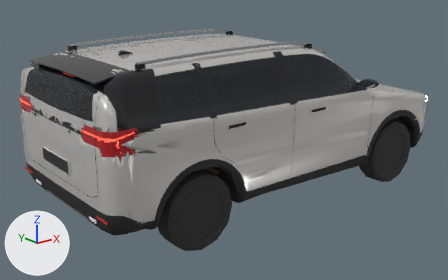
What one commit did to the glTF model godot/assets/traffic/tera.glb.
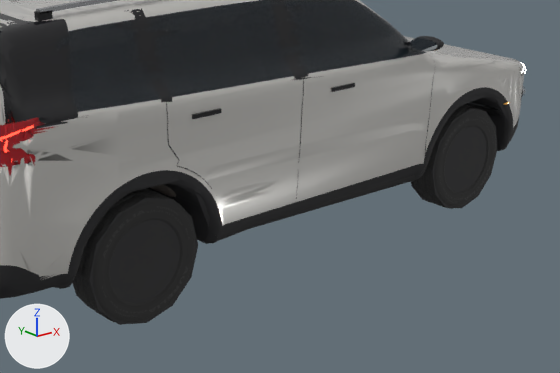
Old and new are each drawn whole from a 50 mm lens placed at (-4.3, -4.94, 2.6), pointed at (-0.27, 0.1, 0.58) and again close up on the part from 25% to 100% of the width and 21% to 100% of the height. Arrows for +X, +Y and +Z are at lower left; the lights stay in place. The last two pictures show the newer version. Where no turn or scale is listed for an object, it has been applied to the vertices. Vertices at exactly the same position are counted once.

Objects in the first close-up: 'Tera_Body', 'Tera_Far', 'Tera_Parts', 'Tera_Wheel_FR', 'Tera_Wheel_RR'.
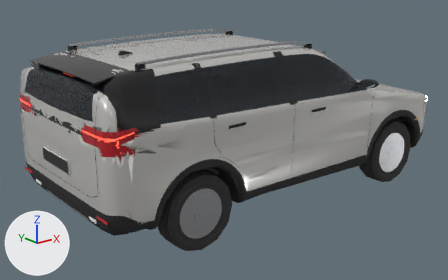
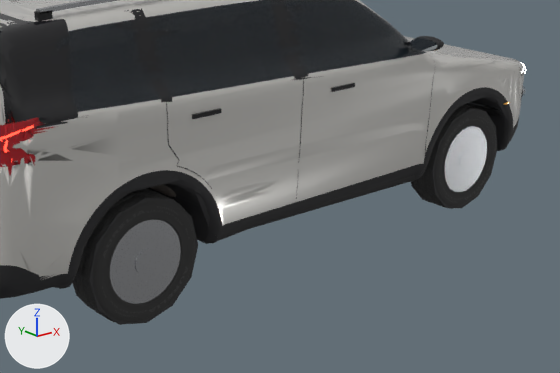
What differs and where, as boxes (x1, y1, x2, y2) in the close-ups (560 x 373 px):
part 1 of me_tera_far, added: after (445, 126, 487, 192)
part 2 of me_tera_far, added: after (460, 149, 473, 170)
part 3 of me_tera_far, added: after (110, 220, 181, 304)
part 4 of me_tera_far, added: after (135, 249, 157, 275)

The change in detail:
me_tera_far is used by ob_tera_far; location (0.0, 0.0, 0.0).
me_tera_far had 3515 vertices, 7010 faces and spanned x -2.22..2.22, y -0.95..0.94, z 0.0..1.66.
me_tera_far now has 3771 vertices, 7490 faces and spans x -2.22..2.22, y -0.95..0.94, z 0.0..1.66.
me_tera_far part 1: a new loose piece, a 16-sided cylinder along y spanning x 1.146..1.614, y -0.902..-0.89, z 0.121..0.589, in mat_rim (light grey #bcbdc0).
me_tera_far part 2: a new loose piece, a 16-sided cylinder along y spanning x 1.309..1.451, y -0.907..-0.893, z 0.284..0.426, in mat_rim (light grey #bcbdc0).
me_tera_far part 3: a new loose piece, a 16-sided cylinder along y spanning x -1.554..-1.086, y -0.902..-0.89, z 0.121..0.589, in mat_rim (light grey #bcbdc0).
me_tera_far part 4: a new loose piece, a 16-sided cylinder along y spanning x -1.391..-1.249, y -0.907..-0.893, z 0.284..0.426, in mat_rim (light grey #bcbdc0).
Other edits to the shape of me_tera_far do not show in these pictures.
me_tera_far gains material mat_rim (light grey #bcbdc0).
